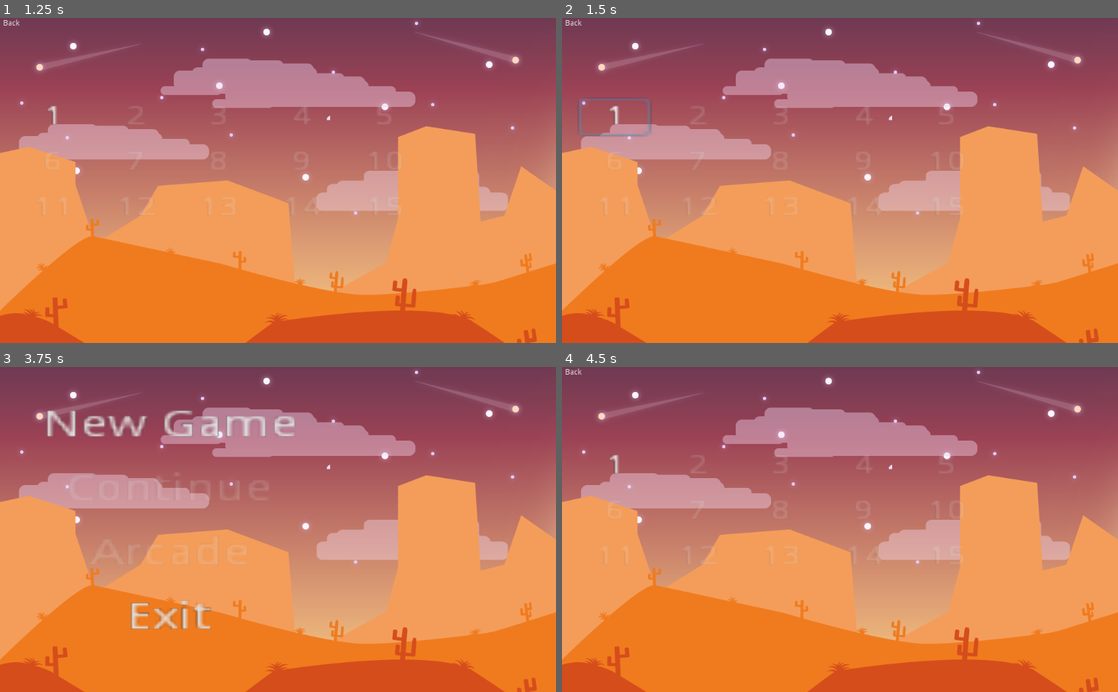
Above: before the commit, frames 1-4 (two rows, left to right).
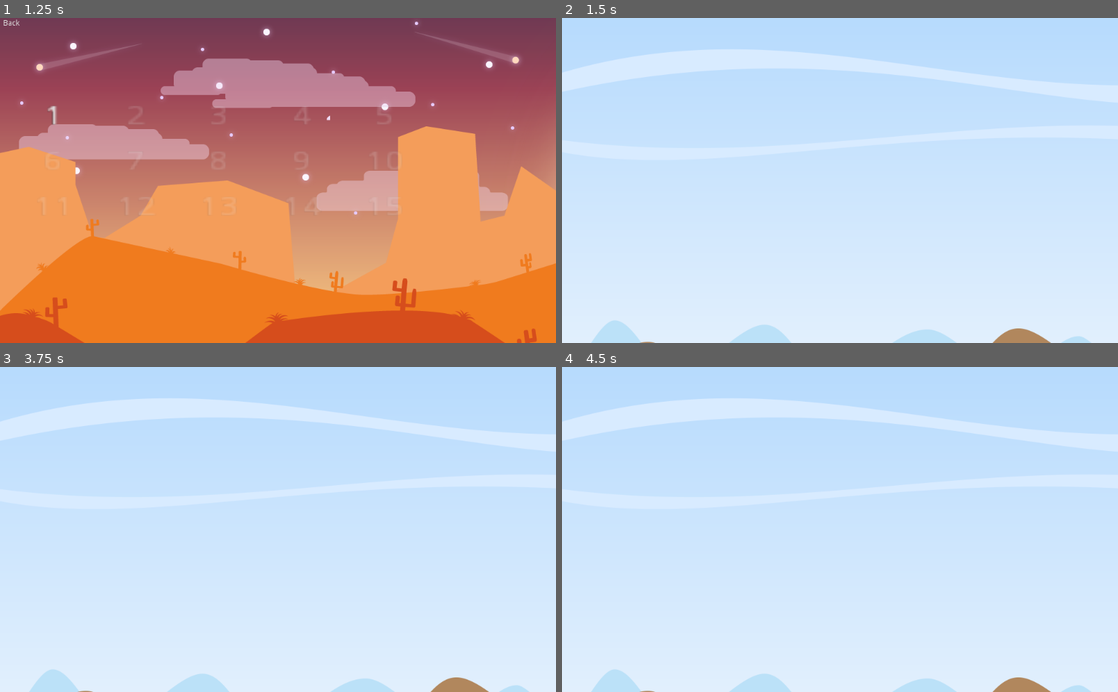
Above: after the commit, the same moments.

Repository: proof-by-sledgehammer/ld36
Game: Godot game, scene res://screens/main_menu_screen.tscn
Two runs of this game, one before a commit and one after it. Both use one fixed random seed, a clock stepped at 60 frames per second and the inputs below.
Inputs (mouse positions are in pixels of both pictures, inside the frame that each line leads up to):
- Up to frame 1 (1.25 s): click "New Game" at 0.5 s
- Up to frame 2 (1.5 s): click "1" at 1.25 s
- Up to frame 3 (3.75 s): click (50, 464) at 2 s, where only the run before the commit has a clickable "1"; click (50, 464) at 2.75 s, where only the run before the commit has a clickable "1"; click (11, 373) at 3.5 s, where only the run before the commit has a clickable "Back"
- Up to frame 4 (4.5 s): click (734, 425) at 4.25 s, where only the run before the commit has a clickable "New Game"

Frame 1 is identical in both runs. In frame 2, 100% of the frame differs, in the area x 0-100%, y 0-100%; in frame 3, 100%; in frame 4, 100%.

Commit message:
Add ingame screen

Diff:
--- /dev/null
+++ b/levels/level_1.tscn
@@ -0,0 +1,3 @@
+[gd_scene format=2]
+
+[node name="Level" type="Node2D"]
--- /dev/null
+++ b/screens/ingame_screen.gd
@@ -0,0 +1,9 @@
+extends Node2D
+
+func load_selected_level() -> void:
+	var Level = load("res://levels/level_%s.tscn" % State.selected_level)
+	var level = Level.instance()
+	add_child(level)
+
+func _ready() -> void:
+	load_selected_level()
--- /dev/null
+++ b/screens/ingame_screen.tscn
@@ -0,0 +1,23 @@
+[gd_scene load_steps=3 format=2]
+
+[ext_resource path="res://screens/ingame_screen.gd" type="Script" id=1]
+[ext_resource path="res://assets/images/BG.png" type="Texture" id=2]
+
+[node name="Ingame" type="Node2D"]
+script = ExtResource( 1 )
+
+[node name="---------- Audio" type="Node" parent="."]
+
+[node name="---------- Visual" type="Node" parent="."]
+
+[node name="Background" type="TextureRect" parent="."]
+margin_right = 40.0
+margin_bottom = 40.0
+texture = ExtResource( 2 )
+__meta__ = {
+"_edit_use_anchors_": false
+}
+
+[node name="---------- Player" type="Node" parent="."]
+
+[node name="---------- UI" type="Node" parent="."]
--- a/state/state.gd
+++ b/state/state.gd
@@ -5,6 +5,8 @@
 var max_level_unlocked = 1
 var money = 0
 var stars_per_level = []
+
+var selected_level = null
 
 # ========= Persitance API
 
--- a/ui/level_selection_button.gd
+++ b/ui/level_selection_button.gd
@@ -8,3 +8,7 @@
 
 	self.level = lvl
 	$Main.text = str(lvl)
+
+func _on_pressed() -> void:
+	State.selected_level = level
+	var _res = get_tree().change_scene("res://screens/ingame_screen.tscn")
--- a/ui/level_selection_button.tscn
+++ b/ui/level_selection_button.tscn
@@ -51,3 +51,5 @@
 margin_right = 1340.0
 margin_bottom = 419.0
 texture = ExtResource( 1 )
+
+[connection signal="pressed" from="Main" to="." method="_on_pressed"]
